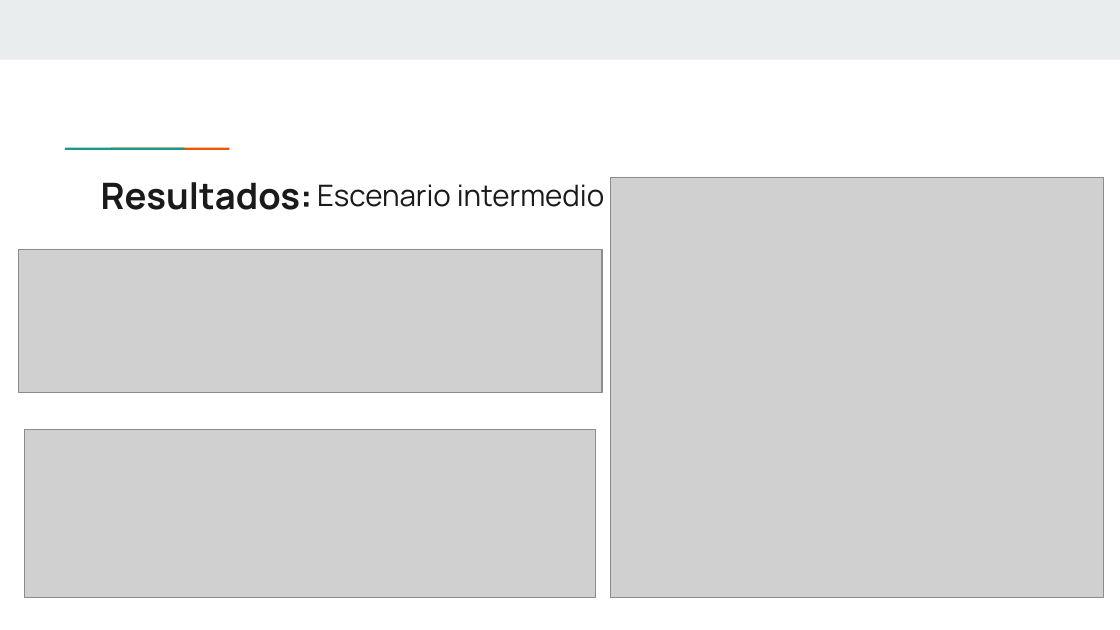
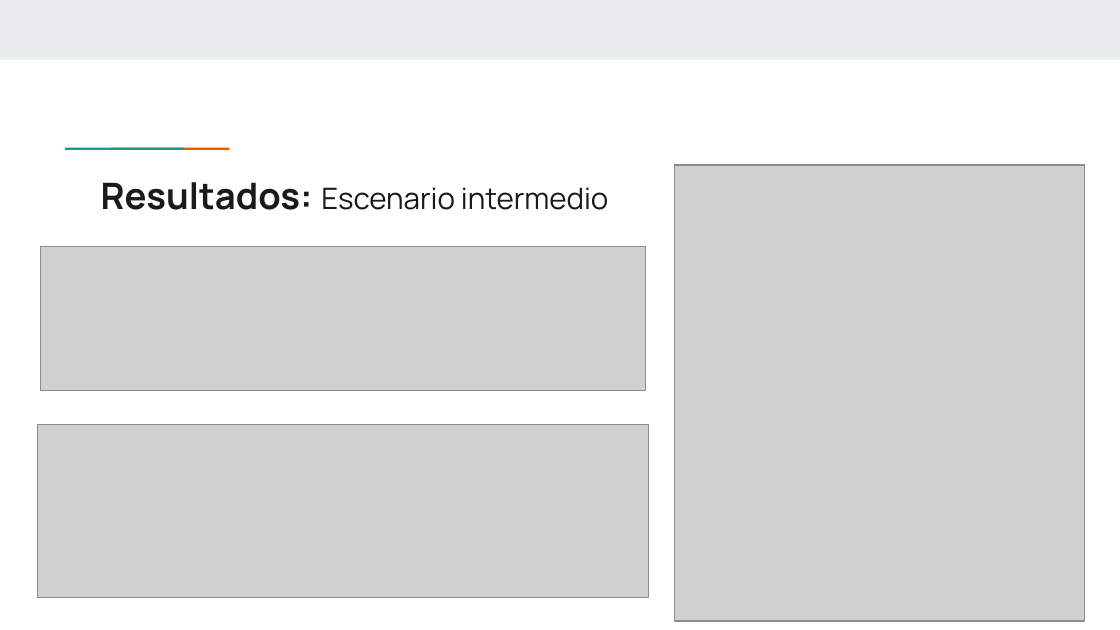
Before and after one commit to NazarethEliasNalbandian/server-requests-simulation, a slide deck: slide 14 of Simulación de Peticiones.pptx. Drawn at 1120x630 pixels with LibreOffice and Linux fonts; fonts in the diff are those of the drawing; grey boxes stand for pictures. Boxes give left, top, right and bottom in pixels: in the first picture for what was removed or moved away, otherwise in the second. Text is boxed around its words. In the diff, an @@ line names an element or a change of style, - is before the commit and + after.

Commit message:
Modifico escenarios ppt

```diff
--- a/Simulación de Peticiones.pptx
+++ b/Simulación de Peticiones.pptx
@@ text "Escenario intermedio": place and size @@
-text "Escenario intermedio" at box(317, 184, 604, 207)
+text "Escenario intermedio" at box(321, 187, 608, 210)
@@ picture: place and size @@
-picture at box(610, 178, 1103, 598)
+picture at box(674, 165, 1084, 620)
@@ picture: place and size @@
-picture at box(19, 250, 603, 393)
+picture at box(40, 246, 645, 390)
@@ picture: place and size @@
-picture at box(25, 430, 596, 598)
+picture at box(37, 424, 648, 598)
```
Also in this commit, not shown: 4 other slides changed.
